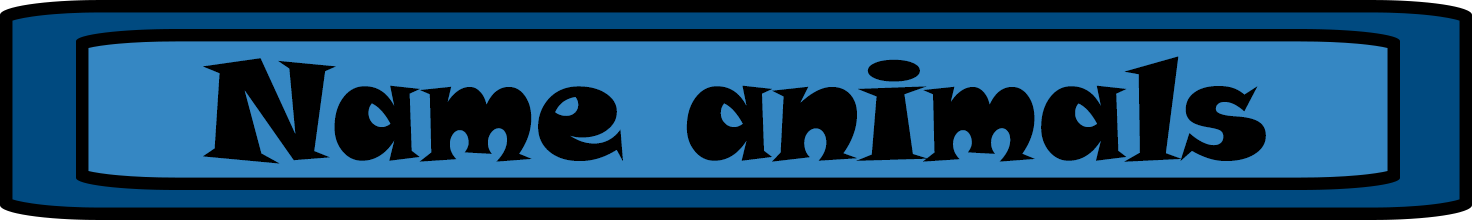
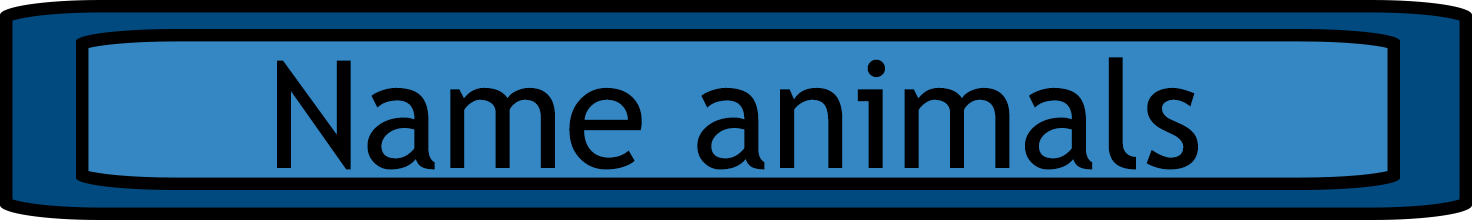
Layer changes from the first 1472 x 220 image to the second:
painted on "Name animals" over box(203, 56, 1266, 170)
